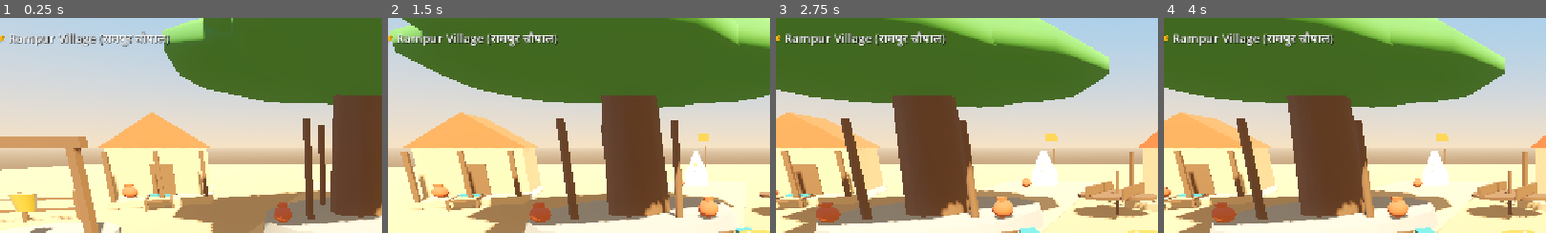
Above: before the commit, frames 1-4 (left to right).
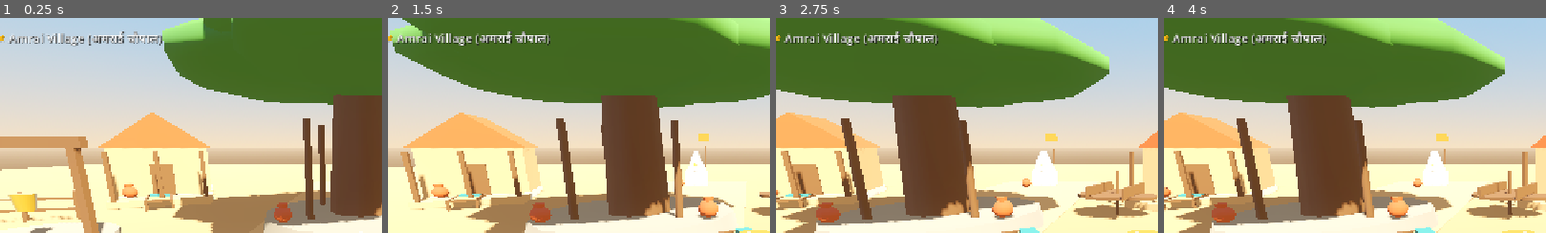
Above: after the commit, the same moments.

Repository: yitrix/indian-shooting-game-
Game: Godot game, scene res://scenes/main.tscn
Two runs of this game, one before a commit and one after it. Both use one fixed random seed, a clock stepped at 60 frames per second and the inputs below.
Inputs (mouse positions are % of the whole screen's width and height, from its top left):
- Up to frame 1 (0.25 s): no input
- Up to frame 2 (1.5 s): tap Enter at 0.5 s; move the mouse to (72, 45) at 0.52 s; hold D (move_right) 0.53-1.25 s; tap Space (fire) at 0.6 s; click (72, 45) at 0.67 s; drag from (30, 55) to (45, 70) at 1.27 s
- Up to frame 3 (2.75 s): move the mouse to (60, 28) at 2.02 s; hold D (move_right) from 2.03 s (still down); tap Space (fire) at 2.1 s
- Up to frame 4 (4 s): release D (move_right) at 2.75 s; drag from (45, 70) to (20, 35) at 2.77 s; move the mouse to (80, 65) at 3.52 s; hold A (move_left) from 3.53 s (still down); tap Space (fire) at 3.6 s
The pictures show only the part of the screen within x 3-53%, y 0-50%; the shares and areas given below are measured in that part.

The runs differ from the first frame. In frame 1, 1.4% of the frame differs, in the area x 2-45%, y 6-14%; in frame 2, 1.5%; in frame 3, 1.5%; in frame 4, 1.5%.

Commit message:
village name changed

Diff:
--- a/scenes/ui/virtual_controls.tscn
+++ b/scenes/ui/virtual_controls.tscn
@@ -115,7 +115,7 @@
 theme_override_constants/shadow_offset_x = 1
 theme_override_constants/shadow_offset_y = 1
 theme_override_font_sizes/font_size = 20
-text = "🌾 Rampur Village (रामपुर चौपाल)"
+text = "🌾 Amrai Village (अमराई चौपाल)"
 vertical_alignment = 1
 
 [node name="PotsCounterLabel" type="Label" parent="HUD/TopBar"]
Not shown, changed: README.md
